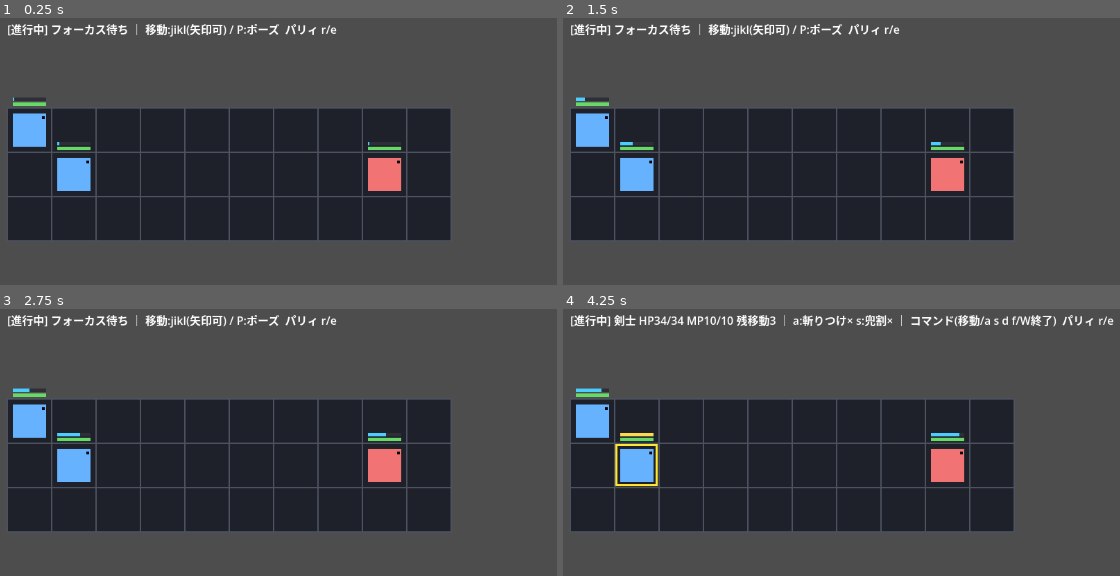
Above: before the commit, frames 1-4 (two rows, left to right).
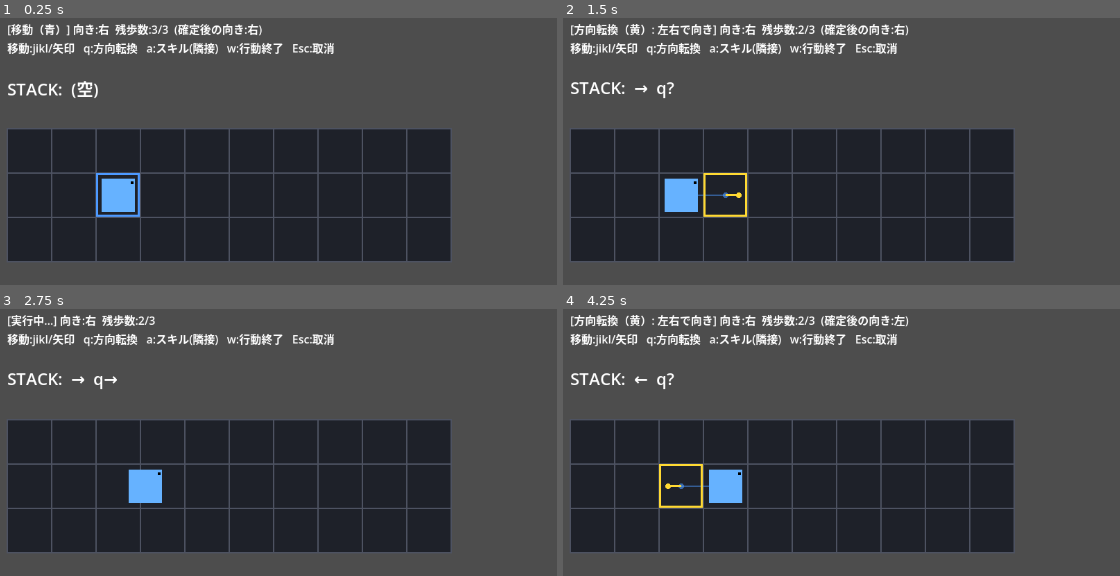
Above: after the commit, the same moments.

Repository: kyamamoto5963/5001_KeyInputGame
Game: Godot game, scene res://scenes/command_stack_lab/command_stack_lab.tscn
Same seed, same stepped clock (60 frames per second), same inputs: the game is played once before the commit and once after it. Before the commit the project starts from res://scenes/battle/battle.tscn.
Inputs:
- Up to frame 1 (0.25 s): no input
- Up to frame 2 (1.5 s): tap Enter (confirm) at 0.5, 1.25, 1.35 s; hold Right (move_right) 0.53-1.28 s; tap Q (face) at 0.6 s; tap Space at 0.77 s; hold Down (move_down) from 1.28 s (still down)
- Up to frame 3 (2.75 s): tap Space at 1.52 s; tap Q (face) at 1.55, 2.3 s; tap Enter (confirm) at 2 s; release Down (move_down) at 2.03 s; hold Right (move_right) from 2.03 s (still down); tap W (end_turn) at 2.1 s
- Up to frame 4 (4.25 s): tap Enter (confirm) at 2.75 s; release Right (move_right) at 2.78 s; hold Up (move_up) 2.78-3.53 s; tap Q (face) at 2.85, 3.8 s; tap Space at 3.02, 3.77 s; hold Left (move_left) from 3.53 s (still down); tap R (parry_attack) at 3.6 s; tap D (skill_d) at 4.15 s

The runs differ from the first frame. In frame 1, 20% of the frame differs, in the area x 1-81%, y 2-92%; in frame 2, 20%; in frame 3, 19%; in frame 4, 21%, in the area x 1-99%, y 2-92%.

Commit message:
feat(lab): コマンドスタック体感ラボのシーンを追加（方式A）
動作開始タイミングA（確定後に一括実行）の独立シーン。自キャラ1体・ATB/敵なし。
- 入力可視化（STACK表示＋移動軌跡）、カーソル色: 移動青/方向転換黄/スキル赤
- 移動歩数3（押した歩数で数える）、隣接マス選択スキル
- ワープせず1マス/秒で座標補間、§6の向き後勝ちを実装
- 試遊用に main_scene を一時的にラボへ変更（戻すのは1行）

→ docs/11_battle-spec.md §2.5 / §6

Co-Authored-By: Claude Opus 4.8 <noreply@anthropic.com>

Diff:
--- a/dev/project.godot
+++ b/dev/project.godot
@@ -9,7 +9,7 @@
 
 config/name="KeyInputGame"
 config/description="キーボードだけで完結する ATB タクティクス（縦スライス）"
-run/main_scene="res://scenes/battle/battle.tscn"
+run/main_scene="res://scenes/command_stack_lab/command_stack_lab.tscn"
 config/features=PackedStringArray("4.7", "GL Compatibility")
 config/icon="res://icon.svg"
 
--- /dev/null
+++ b/dev/scenes/command_stack_lab/command_stack_lab.gd
@@ -0,0 +1,326 @@
+extends Node2D
+## コマンドスタック体感ラボ（→ ../../docs/11_battle-spec.md §2.5 入力モデル / §6 向きの決定ルール）。
+## 動作開始タイミング **A（コマンド確定後に一括実行）** を試す独立シーン。ATB・敵なし、自キャラ1体。
+##
+## 操作:
+##   移動キー(jikl/矢印): 1キー=1歩スタックに積む（移動歩数=3まで）。青カーソルが進む（押した歩数で数える）。
+##   q → 左右           : 方向転換（黄カーソル）。向きだけ変える。ターンは終了しない。
+##   a → (左右上下) → a : 隣接マス選択スキル（赤カーソル）。初期照準は現在の向き側。a再押し/Enterで確定＝ターン締め。
+##   w                  : 行動終了（パス）。今のスタックをそのまま実行。
+##   Esc/Back           : サブモード解除 ／ MOVE中は直前の入力を取り消し。
+## 確定すると、キャラが歩き速度(1マス/秒・MOVE_TIME)でスタックを消化する（ワープしない＝座標補間）。
+## 向きは「移動の左右成分／q／スキル方向」で決まり、消化順に後勝ち（§6）。
+
+const CELL_PX := 64
+const ORIGIN := Vector2(48, 180)
+const MOVE_STEPS := 3          # 仮（メンバー固有の move_steps）
+const MOVE_TIME := 1.0         # 1マス/秒（要調整）
+const FACE_BEAT := 0.15        # 方向転換の見せ間
+const SKILL_FLASH := 0.4       # スキル発動マーカーの表示時間
+
+const COL_GRID_FILL := Color(0.12, 0.13, 0.16)
+const COL_GRID_LINE := Color(0.30, 0.32, 0.38)
+const COL_CHAR := Color(0.40, 0.70, 1.0)
+const COL_MOVE := Color(0.30, 0.60, 1.0)   # 青: 移動カーソル
+const COL_FACE := Color(1.0, 0.85, 0.20)   # 黄: 方向転換
+const COL_SKILL := Color(1.0, 0.30, 0.30)  # 赤: スキル照準
+
+enum Phase { MOVE, FACE, SKILL, EXECUTING }
+
+var _phase: int = Phase.MOVE
+var _stack: Array[Dictionary] = []
+var _char_cell := Vector2i(2, 1)
+var _char_px := Vector2.ZERO     # 実行中の補間用ピクセル座標
+var _facing := 1                 # +1=右 / -1=左
+var _cursor := Vector2i(2, 1)    # 入力で組んだ着地予定マス
+var _pending_facing := 1         # スタック消化後の向き（後勝ち）
+var _skill_dir := Vector2i(1, 0)
+var _skill_flash_t := 0.0
+var _skill_flash_cell := Vector2i.ZERO
+var _hint := ""
+
+@onready var _info: Label = $UI/Info
+@onready var _stack_label: Label = $UI/Stack
+
+
+func _ready() -> void:
+	_char_px = _cell_to_px(_char_cell)
+	_recompute()
+
+
+func _process(delta: float) -> void:
+	if _skill_flash_t > 0.0:
+		_skill_flash_t -= delta
+	queue_redraw()
+	_update_labels()
+
+
+# --- 入力 ---------------------------------------------------------------
+func _unhandled_input(event: InputEvent) -> void:
+	if _phase == Phase.EXECUTING:
+		return  # 方式A: 実行中は再入力を受けない（先行入力/タイミングBは次段）
+	match _phase:
+		Phase.MOVE: _input_move(event)
+		Phase.FACE: _input_face(event)
+		Phase.SKILL: _input_skill(event)
+
+
+func _input_move(event: InputEvent) -> void:
+	if event.is_action_pressed(InputActions.FACE):
+		_phase = Phase.FACE
+		_hint = ""
+		return
+	if event.is_action_pressed(InputActions.SKILL_A):
+		_enter_skill()
+		return
+	if event.is_action_pressed(InputActions.END_TURN):
+		_execute()
+		return
+	if event.is_action_pressed(InputActions.CANCEL):
+		if not _stack.is_empty():
+			_stack.pop_back()
+			_recompute()
+		return
+	var dir := _read_dir(event)
+	if dir != Vector2i.ZERO:
+		if _move_count() >= MOVE_STEPS:
+			_hint = "移動歩数の上限（%d歩）" % MOVE_STEPS
+			return
+		if not _in_bounds(_cursor + dir):
+			_hint = "盤外"
+			return
+		_hint = ""
+		_stack.append({"type": "move", "dir": dir})
+		_recompute()
+
+
+func _input_face(event: InputEvent) -> void:
+	if event.is_action_pressed(InputActions.CANCEL):
+		_phase = Phase.MOVE
+		return
+	if event.is_action_pressed(InputActions.MOVE_LEFT):
+		_stack.append({"type": "face", "dir": -1})
+		_recompute()
+		_phase = Phase.MOVE
+		return
+	if event.is_action_pressed(InputActions.MOVE_RIGHT):
+		_stack.append({"type": "face", "dir": 1})
+		_recompute()
+		_phase = Phase.MOVE
+		return
+	# 上下は向きに無関係（向きは左右のみ・§6）
+
+
+func _enter_skill() -> void:
+	_phase = Phase.SKILL
+	_skill_dir = Vector2i(_pending_facing, 0)  # 初期照準＝現在の向き側（§6）
+	if not _in_bounds(_cursor + _skill_dir):
+		_skill_dir = Vector2i(-_pending_facing, 0)  # 盤端なら反対側から
+	_hint = ""
+
+
+func _input_skill(event: InputEvent) -> void:
+	if event.is_action_pressed(InputActions.CANCEL):
+		_phase = Phase.MOVE
+		return
+	if event.is_action_pressed(InputActions.SKILL_A) or event.is_action_pressed(InputActions.CONFIRM):
+		_stack.append({"type": "skill", "dir": _skill_dir})
+		_execute()
+		return
+	var dir := _read_dir(event)
+	if dir != Vector2i.ZERO and _in_bounds(_cursor + dir):
+		_skill_dir = dir
+
+
+# --- 実行（確定後に一括消化・歩き速度） ---------------------------------
+func _execute() -> void:
+	_phase = Phase.EXECUTING
+	_hint = ""
+	_char_px = _cell_to_px(_char_cell)
+	for e in _stack:
+		match e["type"]:
+			"move":
+				await _walk(e["dir"])
+			"face":
+				_facing = int(e["dir"])
+				await _beat(FACE_BEAT)
+			"skill":
+				var d: Vector2i = e["dir"]
+				if d.x != 0:
+					_facing = signi(d.x)
+				await _fire(_char_cell + d)
+	_stack.clear()
+	_phase = Phase.MOVE
+	_recompute()
+
+
+func _walk(dir: Vector2i) -> void:
+	var target := _char_cell + dir
+	if dir.x != 0:
+		_facing = signi(dir.x)  # 移動方向を向く（左右成分のみ・§6）
+	var tw := create_tween()
+	tw.tween_property(self, "_char_px", _cell_to_px(target), MOVE_TIME)
+	await tw.finished
+	_char_cell = target
+
+
+func _fire(cell: Vector2i) -> void:
+	_skill_flash_cell = cell
+	_skill_flash_t = SKILL_FLASH
+	await get_tree().create_timer(SKILL_FLASH).timeout
+
+
+func _beat(t: float) -> void:
+	await get_tree().create_timer(t).timeout
+
+
+# --- 派生状態 -----------------------------------------------------------
+## スタックを replay して着地予定マス(_cursor)と確定向き(_pending_facing)を更新（後勝ち・§6）。
+func _recompute() -> void:
+	var pos := _char_cell
+	var face := _facing
+	for e in _stack:
+		var t: String = e["type"]
+		if t == "move":
+			var d: Vector2i = e["dir"]
+			pos += d
+			if d.x != 0:
+				face = signi(d.x)
+		elif t == "face":
+			face = int(e["dir"])
+	_cursor = pos
+	_pending_facing = face
+
+
+func _move_count() -> int:
+	var n := 0
+	for e in _stack:
+		if e["type"] == "move":
+			n += 1
+	return n
+
+
+func _read_dir(event: InputEvent) -> Vector2i:
+	if event.is_action_pressed(InputActions.MOVE_UP): return Vector2i(0, -1)
+	if event.is_action_pressed(InputActions.MOVE_DOWN): return Vector2i(0, 1)
+	if event.is_action_pressed(InputActions.MOVE_LEFT): return Vector2i(-1, 0)
+	if event.is_action_pressed(InputActions.MOVE_RIGHT): return Vector2i(1, 0)
+	return Vector2i.ZERO
+
+
+func _in_bounds(c: Vector2i) -> bool:
+	return c.x >= 0 and c.x < BattleGrid.COLS and c.y >= 0 and c.y < BattleGrid.ROWS
+
+
+func _cell_to_px(c: Vector2i) -> Vector2:
+	return ORIGIN + Vector2(c) * CELL_PX
+
+
+func _center(c: Vector2i) -> Vector2:
+	return _cell_to_px(c) + Vector2(CELL_PX, CELL_PX) * 0.5
+
+
+# --- 描画 ---------------------------------------------------------------
+func _draw() -> void:
+	for y in BattleGrid.ROWS:
+		for x in BattleGrid.COLS:
+			var r := Rect2(_cell_to_px(Vector2i(x, y)), Vector2(CELL_PX, CELL_PX))
+			draw_rect(r, COL_GRID_FILL, true)
+			draw_rect(r, COL_GRID_LINE, false, 2.0)
+
+	if _phase != Phase.EXECUTING:
+		_draw_path()
+
+	var char_px := _char_px if _phase == Phase.EXECUTING else _cell_to_px(_char_cell)
+	_draw_char(char_px)
+
+	match _phase:
+		Phase.MOVE:
+			_draw_cursor(_cursor, COL_MOVE)
+		Phase.FACE:
+			_draw_cursor(_cursor, COL_FACE)
+			_draw_facing_arrow(_cursor, _pending_facing, COL_FACE)
+		Phase.SKILL:
+			_draw_cursor(_cursor, Color(COL_SKILL, 0.4))      # 発動位置（着地予定）
+			_draw_cursor(_cursor + _skill_dir, COL_SKILL)     # 対象マス
+
+	if _skill_flash_t > 0.0:
+		var c := _cell_to_px(_skill_flash_cell)
+		draw_rect(Rect2(c, Vector2(CELL_PX, CELL_PX)), Color(COL_SKILL, 0.5), true)
+		draw_string(ThemeDB.fallback_font, c + Vector2(8, 38), "発動!", HORIZONTAL_ALIGNMENT_LEFT, -1, 20, Color.WHITE)
+
+
+func _draw_path() -> void:
+	var pos := _char_cell
+	var pts: Array[Vector2] = [_center(pos)]
+	for e in _stack:
+		if e["type"] == "move":
+			pos += (e["dir"] as Vector2i)
+			pts.append(_center(pos))
+	for i in range(1, pts.size()):
+		draw_line(pts[i - 1], pts[i], Color(COL_MOVE, 0.5), 2.0)
+	for p in pts:
+		draw_circle(p, 4.0, Color(COL_MOVE, 0.6))
+
+
+func _draw_char(px: Vector2) -> void:
+	var m := 8.0
+	draw_rect(Rect2(px + Vector2(m, m), Vector2(CELL_PX - 2.0 * m, CELL_PX - 2.0 * m)), COL_CHAR, true)
+	var eye_x := px.x + (CELL_PX - m - 6.0 if _facing > 0 else m + 2.0)
+	draw_rect(Rect2(eye_x, px.y + m + 4.0, 4.0, 4.0), Color.BLACK, true)
+
+
+func _draw_cursor(cell: Vector2i, col: Color) -> void:
+	var r := Rect2(_cell_to_px(cell) + Vector2(2, 2), Vector2(CELL_PX - 4, CELL_PX - 4))
+	draw_rect(r, col, false, 3.0)
+
+
+func _draw_facing_arrow(cell: Vector2i, face: int, col: Color) -> void:
+	var c := _center(cell)
+	var tip := c + Vector2(face * CELL_PX * 0.3, 0)
+	draw_line(c, tip, col, 3.0)
+	draw_circle(tip, 4.0, col)
+
+
+# --- ラベル -------------------------------------------------------------
+func _update_labels() -> void:
+	var face_txt := "右" if _facing > 0 else "左"
+	var pf_txt := "右" if _pending_facing > 0 else "左"
+	var phase_txt := ""
+	match _phase:
+		Phase.MOVE: phase_txt = "移動（青）"
+		Phase.FACE: phase_txt = "方向転換（黄）: 左右で向き"
+		Phase.SKILL: phase_txt = "スキル照準（赤）: 左右上下で照準 → a再押し/Enterで発動"
+		Phase.EXECUTING: phase_txt = "実行中…"
+	var head := "[%s] 向き:%s  残歩数:%d/%d" % [phase_txt, face_txt, MOVE_STEPS - _move_count(), MOVE_STEPS]
+	if _phase == Phase.MOVE or _phase == Phase.FACE:
+		head += "  (確定後の向き:%s)" % pf_txt
+	if _hint != "":
+		head += "   ⚠ " + _hint
+	_info.text = "%s\n移動:jikl/矢印   q:方向転換   a:スキル(隣接)   w:行動終了   Esc:取消" % head
+	_stack_label.text = "STACK:  " + _stack_text()
+
+
+func _stack_text() -> String:
+	var parts: PackedStringArray = []
+	for e in _stack:
+		match e["type"]:
+			"move": parts.append(_arrow(e["dir"]))
+			"face": parts.append("q" + ("→" if int(e["dir"]) > 0 else "←"))
+			"skill": parts.append("a" + _arrow(e["dir"]))
+	if _phase == Phase.FACE:
+		parts.append("q?")
+	elif _phase == Phase.SKILL:
+		parts.append("a" + _arrow(_skill_dir) + "?")
+	if parts.is_empty():
+		return "(空)"
+	return "  ".join(parts)
+
+
+func _arrow(dir: Variant) -> String:
+	var d: Vector2i = dir
+	if d == Vector2i(1, 0): return "→"
+	if d == Vector2i(-1, 0): return "←"
+	if d == Vector2i(0, -1): return "↑"
+	if d == Vector2i(0, 1): return "↓"
+	return "?"
--- /dev/null
+++ b/dev/scenes/command_stack_lab/command_stack_lab.tscn
@@ -0,0 +1,23 @@
+[gd_scene load_steps=2 format=3 uid="uid://bcmdstacklab01"]
+
+[ext_resource type="Script" path="res://scenes/command_stack_lab/command_stack_lab.gd" id="1_lab"]
+
+[node name="CommandStackLab" type="Node2D"]
+script = ExtResource("1_lab")
+
+[node name="UI" type="CanvasLayer" parent="."]
+
+[node name="Info" type="Label" parent="UI"]
+offset_left = 48.0
+offset_top = 24.0
+offset_right = 1220.0
+offset_bottom = 96.0
+text = "コマンドスタック ラボ"
+
+[node name="Stack" type="Label" parent="UI"]
+offset_left = 48.0
+offset_top = 104.0
+offset_right = 1220.0
+offset_bottom = 150.0
+theme_override_font_sizes/font_size = 24
+text = "STACK:"
